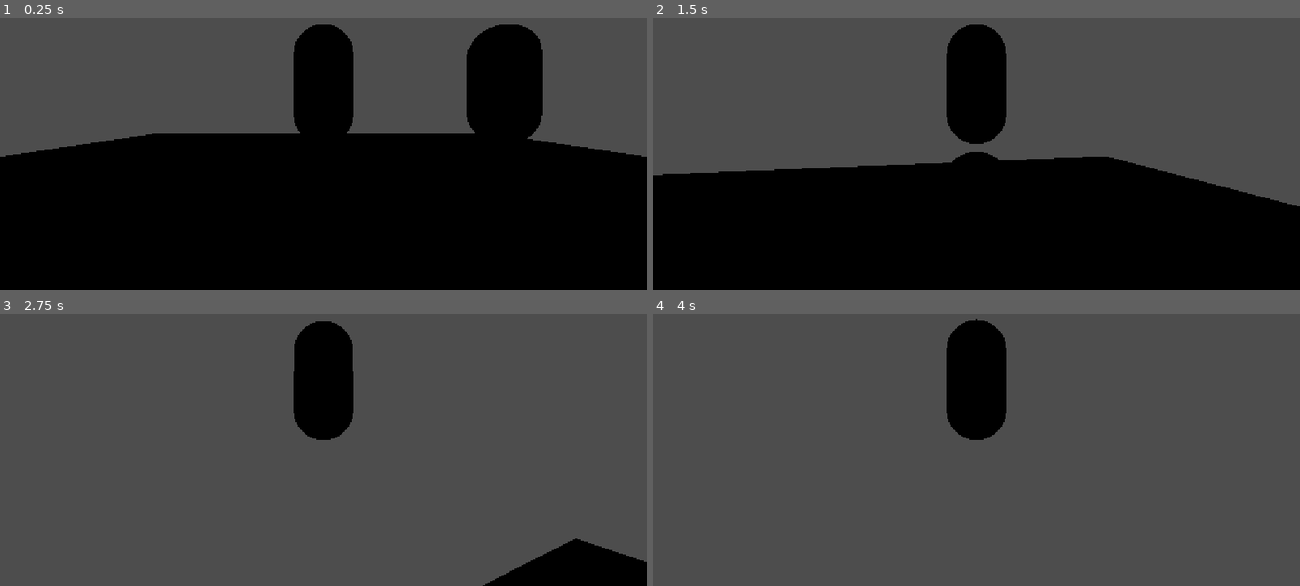
Above: before the commit, frames 1-4 (two rows, left to right).
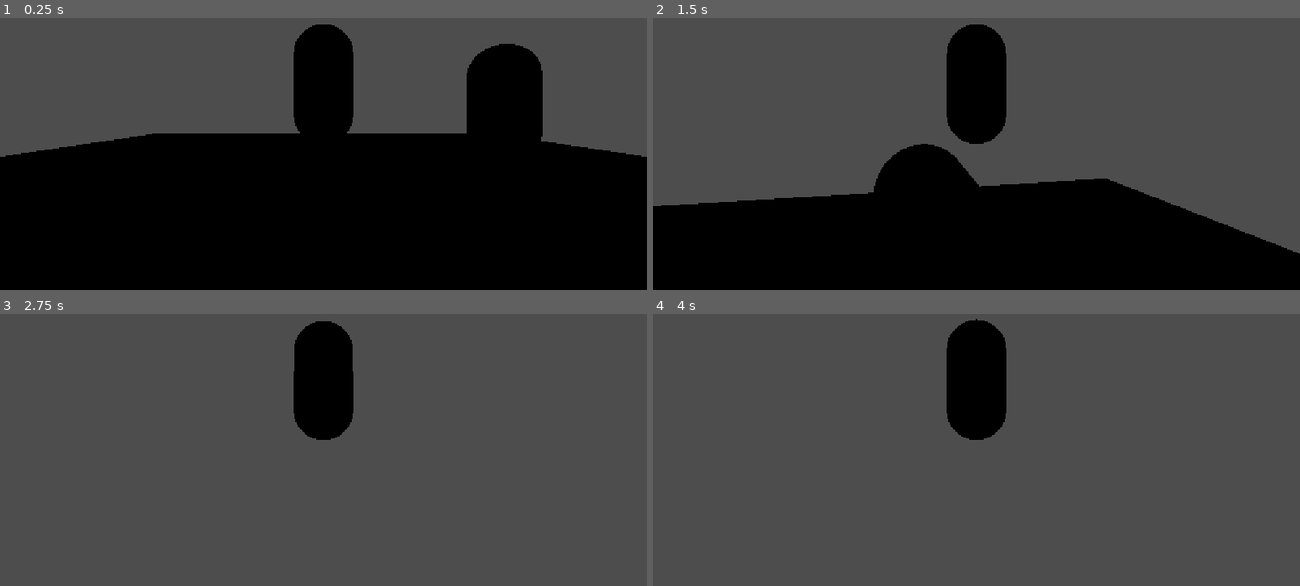
Above: after the commit, the same moments.

Repository: GhostShiftDev/ghost-shift
Game: Godot game, scene res://main.tscn
The game is run twice, just before and just after one commit, with the same random seed, the same clock (stepped at 60 frames per second) and the same inputs.
Inputs (mouse positions are in pixels of both pictures, inside the frame that each line leads up to):
- Up to frame 1 (0.25 s): no input
- Up to frame 2 (1.5 s): tap Enter (ui_accept) at 0.5, 0.77 s; move the mouse to (1008, 107) at 0.52 s; hold W (move_forward) from 0.53 s (still down); tap E at 0.6, 1.35 s; move the mouse to (944, 110) at 1.27 s
- Up to frame 3 (2.75 s): keep holding W (move_forward); tap Enter (ui_accept) at 1.52 s; move the mouse to (336, 398) at 2.02 s; tap E at 2.1 s
- Up to frame 4 (4 s): keep holding W (move_forward); move the mouse to (970, 409) at 2.77 s; tap E at 2.85, 3.6 s; tap Enter (ui_accept) at 3.02, 3.5, 3.77 s; move the mouse to (1021, 409) at 3.52 s

The runs differ from the first frame. In frame 1, 1.0% of the frame differs, in the area x 72-84%, y 2-46%; in frame 2, 10%, in the area x 0-100%, y 46-87%; in frame 3, 2.7%; in frame 4, nothing differs.

Commit message:
ragdoll-on-exit mechanic working

Diff:
--- a/ghost-shift/npc.gd
+++ b/ghost-shift/npc.gd
@@ -6,25 +6,45 @@
 var gravity = ProjectSettings.get_setting("physics/3d/default_gravity")
 
 var is_possessed = false
-var controlling_ghost = null  # NEW — remembers which ghost possessed this body
+var is_ragdoll = false
+var controlling_ghost = null
+var ragdoll_velocity = Vector3.ZERO
+var ragdoll_timer = 0.0
 
 @onready var camera_pivot = $CameraPivot
 @onready var camera = $CameraPivot/Camera3D
+@onready var mesh = $MeshInstance3D
 
 func _ready():
-	# NPCs start unpossessed — camera off, no player control
 	camera.current = false
 
 func possess(ghost):
 	is_possessed = true
-	controlling_ghost = ghost  # NEW — remember who's controlling us
+	is_ragdoll = false
+	ragdoll_timer = 0.0
+	controlling_ghost = ghost
 	camera.current = true
+	# Reset upright when re-possessed
+	mesh.rotation.z = 0.0
+	mesh.rotation.x = 0.0
 	Input.set_mouse_mode(Input.MOUSE_MODE_CAPTURED)
 
 func unpossess():
 	is_possessed = false
 	camera.current = false
 	controlling_ghost = null
+	_start_ragdoll()
+
+func _start_ragdoll():
+	is_ragdoll = true
+	ragdoll_timer = 0.0
+	# Strong random launch velocity — this is what makes it fly sideways
+	var rand_x = randf_range(-6.0, 6.0)
+	var rand_z = randf_range(-6.0, 6.0)
+	ragdoll_velocity = Vector3(rand_x, 3.0, rand_z)
+	# Tilt the MESH only (not the whole body) so physics still works
+	var tween = create_tween()
+	tween.tween_property(mesh, "rotation:z", deg_to_rad(90), 0.3)
 
 func _unhandled_input(event):
 	if not is_possessed:
@@ -32,16 +52,41 @@
 	if event is InputEventMouseMotion:
 		rotate_y(-event.relative.x * MOUSE_SENSITIVITY)
 		camera_pivot.rotate_x(-event.relative.y * MOUSE_SENSITIVITY)
-		camera_pivot.rotation.x = clamp(camera_pivot.rotation.x, deg_to_rad(-80), deg_to_rad(80))
-
-		# NEW — pressing E while possessed exits back to ghost
+		camera_pivot.rotation.x = clamp(
+			camera_pivot.rotation.x,
+			deg_to_rad(-80),
+			deg_to_rad(80)
+		)
 	if event is InputEventKey and event.pressed and event.keycode == KEY_E:
 		if controlling_ghost:
 			controlling_ghost.exit_npc(self)
 
 func _physics_process(delta):
+	if is_ragdoll:
+		ragdoll_timer += delta
+		# Apply gravity to ragdoll
+		ragdoll_velocity.y -= gravity * delta
+		# Friction only kicks in after it hits the floor, slowly
+		if is_on_floor():
+			ragdoll_velocity.y = 0.0
+			# Slow horizontal slide gradually — feels like sliding body
+			ragdoll_velocity.x = move_toward(ragdoll_velocity.x, 0.0, 2.5 * delta)
+			ragdoll_velocity.z = move_toward(ragdoll_velocity.z, 0.0, 2.5 * delta)
+			# Tip the mesh more once it hits ground
+			if ragdoll_timer < 0.1:
+				var tween = create_tween()
+				tween.tween_property(mesh, "rotation:z", deg_to_rad(90), 0.2)
+		velocity = ragdoll_velocity
+		move_and_slide()
+		return
+
 	if not is_possessed:
-		return  # Idle NPCs do nothing for now — AI comes later
+		if not is_on_floor():
+			velocity.y -= gravity * delta
+		else:
+			velocity.y = 0
+		move_and_slide()
+		return
 
 	if not is_on_floor():
 		velocity.y -= gravity * delta
@@ -49,8 +94,12 @@
 	if Input.is_action_just_pressed("ui_accept") and is_on_floor():
 		velocity.y = JUMP_VELOCITY
 
-	var input_dir = Input.get_vector("move_left", "move_right", "move_forward", "move_back")
-	var direction = (transform.basis * Vector3(input_dir.x, 0, input_dir.y)).normalized()
+	var input_dir = Input.get_vector(
+		"move_left", "move_right", "move_forward", "move_back"
+	)
+	var direction = (
+		transform.basis * Vector3(input_dir.x, 0, input_dir.y)
+	).normalized()
 
 	if direction:
 		velocity.x = direction.x * SPEED
